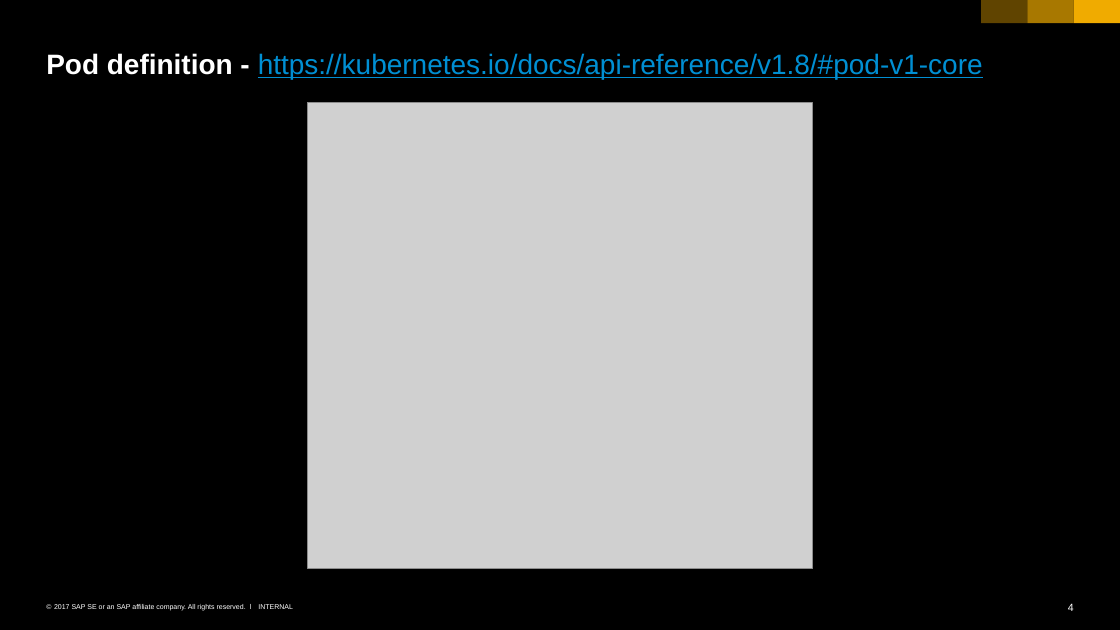
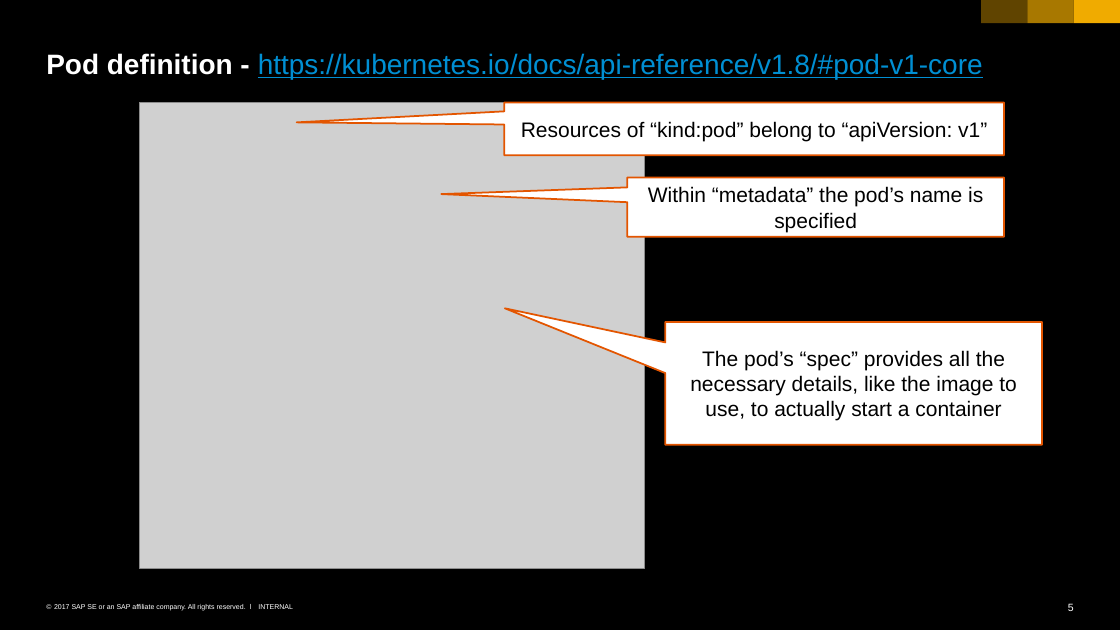
Before and after one commit to cuijiyao01/docker-k8s-training, a slide deck: slide 5 of kubernetes/02_namespaces_pods.pptx (slide 4 before the commit). Drawn at 1120x630 pixels with LibreOffice and Linux fonts; fonts in the diff are those of the drawing; grey boxes stand for pictures. Boxes give left, top, right and bottom in pixels: in the first picture for what was removed or moved away, otherwise in the second. Text is boxed around its words. In the diff, an @@ line names an element or a change of style, - is before the commit and + after.

Commit message:
more details about pod & generice resource structure

```diff
--- a/kubernetes/02_namespaces_pods.pptx
+++ b/kubernetes/02_namespaces_pods.pptx
@@ picture moved from (x1=307, y1=102, x2=812, y2=568) to (x1=139, y1=102, x2=644, y2=568) @@
@@ speech box added at (x1=504, y1=102, x2=1003, y2=155), fill #FFFFFF, outline #E35500 1.5 pt, 18 pt, text #000000 @@
+Resources of “kind:pod” belong to “apiVersion: v1”
@@ speech box added at (x1=627, y1=177, x2=1004, y2=237), fill #FFFFFF, outline #E35500 1.5 pt, 18 pt, text #000000 @@
+Within “metadata” the pod’s name is specified
@@ speech box added at (x1=665, y1=322, x2=1042, y2=444), fill #FFFFFF, outline #E35500 1.5 pt, 18 pt, text #000000 @@
+The pod’s “spec” provides all the necessary details, like the image to use, to actually start a container
@@ page number at (x1=1068, y1=603, x2=1074, y2=611): text changed @@
-4
+5
```
Also in this commit, not shown: 1 slide added.
